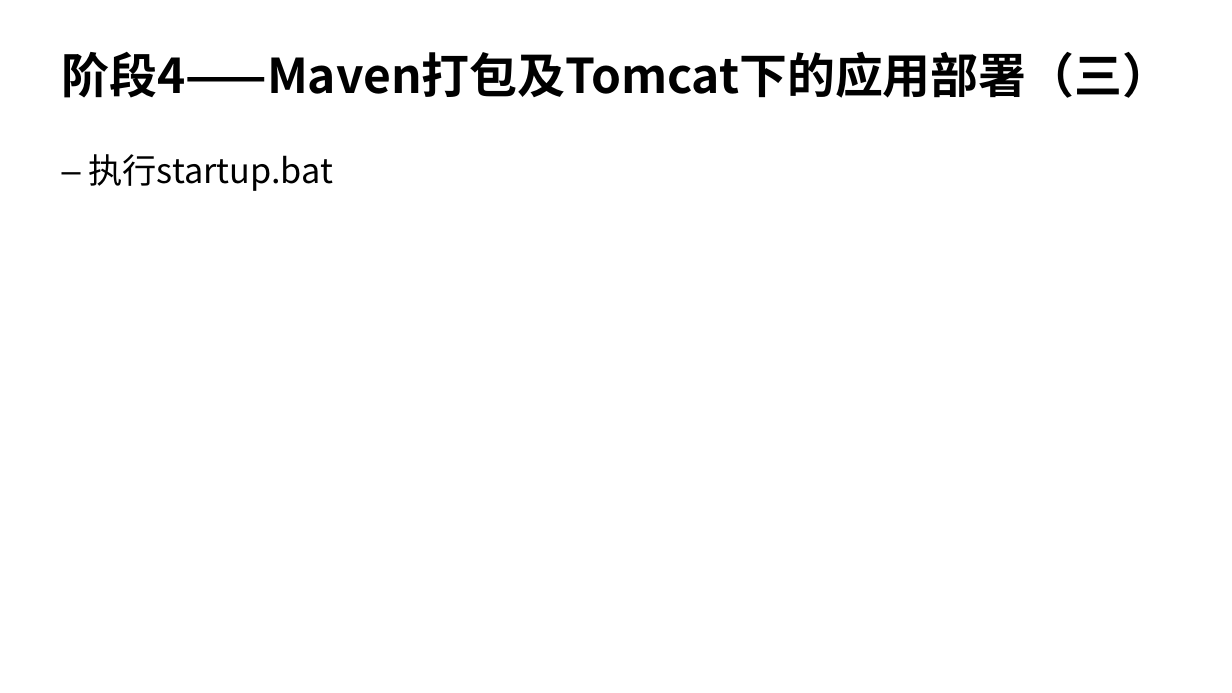
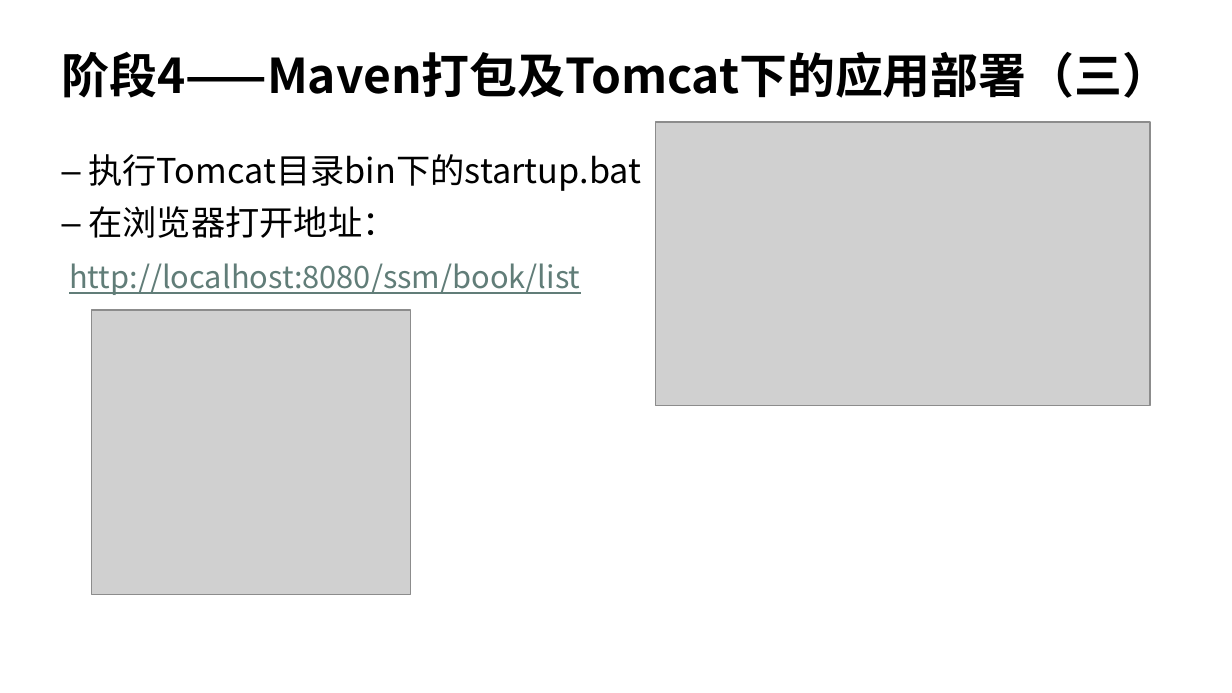
Before and after one commit to weili20/ssmdemo, a slide deck: slide 9 of src/main/doc/第十三章 SSM项目综合示例.pptx. Drawn at 1232x693 pixels with LibreOffice and Linux fonts; fonts in the diff are those of the drawing; grey boxes stand for pictures; background and template pictures are left out. Boxes give left, top, right and bottom in pixels: in the first picture for what was removed or moved away, otherwise in the second. Text is boxed around its words. In the diff, an @@ line names an element or a change of style, - is before the commit and + after.

Commit message:
update ppt

```diff
--- a/src/main/doc/第十三章 SSM项目综合示例.pptx
+++ b/src/main/doc/第十三章 SSM项目综合示例.pptx
@@ picture added at [655,122,1151,405] @@
@@ text at [69,154,641,295]: text changed @@
-– 执行startup.bat
+– 执行Tomcat目录bin下的startup.bat
+– 在浏览器打开地址：
+http://localhost:8080/ssm/book/list
@@ picture added at [91,310,410,595] @@
```
